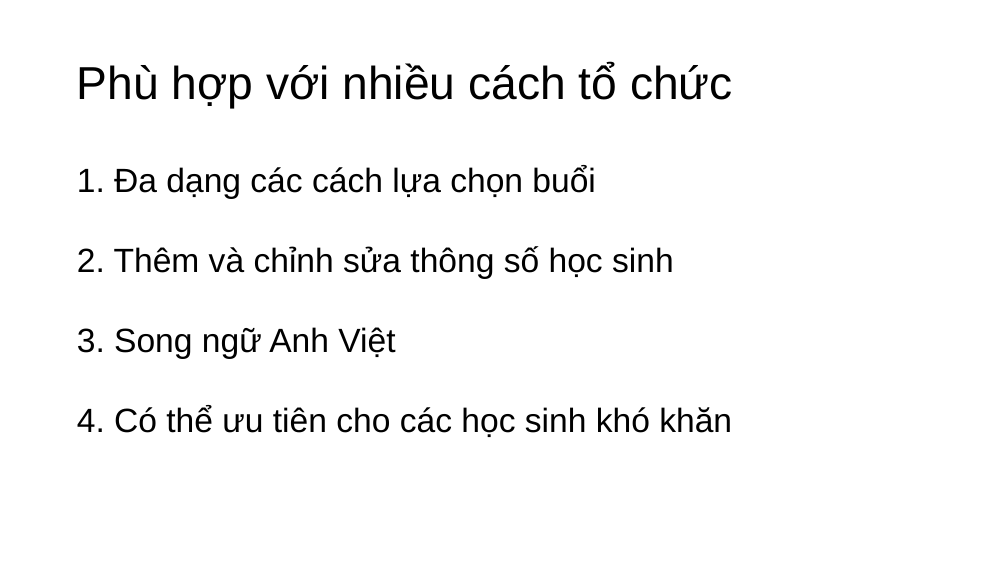
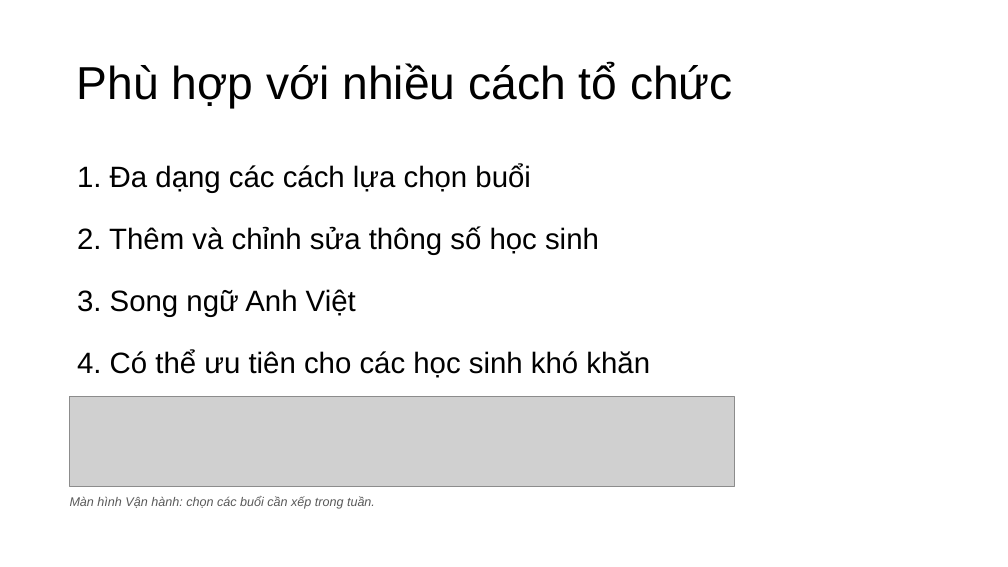
Before and after one commit to nguyenphanvantruong6969-arch/rbda-kiosk, a slide deck: slide 11 of THUYET_TRINH_KHKT_DA_SUA_FONT.pptx. Drawn at 1008x567 pixels with LibreOffice and Linux fonts; fonts in the diff are those of the drawing; grey boxes stand for pictures. Boxes give left, top, right and bottom in pixels: in the first picture for what was removed or moved away, otherwise in the second. Text is boxed around its words. In the diff, an @@ line names an element or a change of style, - is before the commit and + after.

```diff
--- a/THUYET_TRINH_KHKT_DA_SUA_FONT.pptx
+++ b/THUYET_TRINH_KHKT_DA_SUA_FONT.pptx
@@ text "1. Đa dạng các cách ..." at (77, 164, 650, 378): size 32 to 28 pt; less space between paragraphs @@
@@ picture added at (70, 397, 735, 486) @@
@@ text added at (70, 496, 375, 509), 12 pt, text #595959, italic @@
+Màn hình Vận hành: chọn các buổi cần xếp trong tuần.
```
Also in this commit, not shown: 2 other slides changed.
